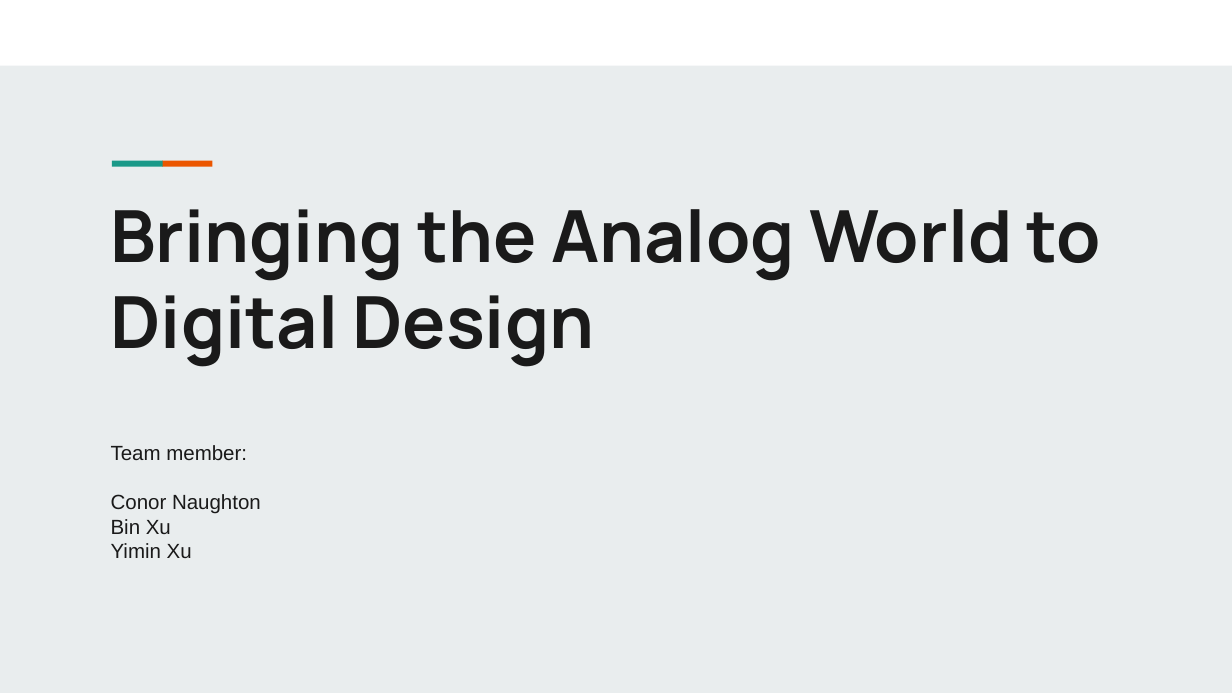
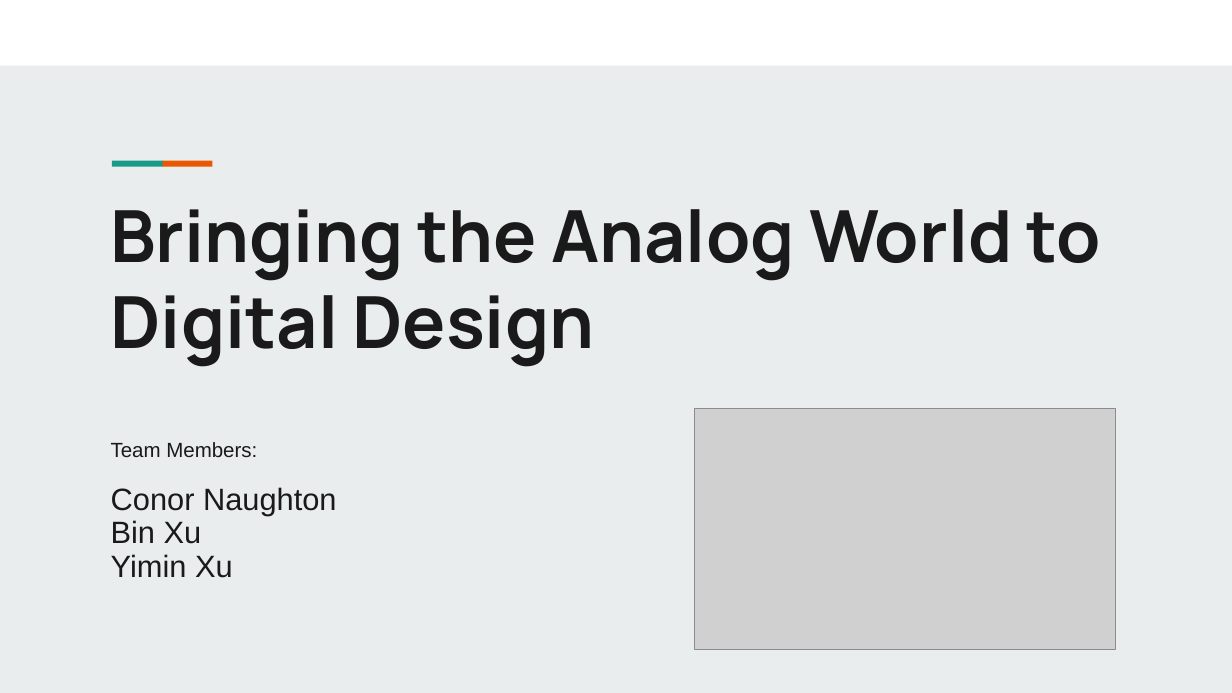
Before and after one commit to xu842251462/EC551_Final_Project, a slide deck: slide 1 of Bringing the Analog World to Digital Design_EC551_Final Project.pptx. Drawn at 1232x693 pixels with LibreOffice and Linux fonts; fonts in the diff are those of the drawing; grey boxes stand for pictures. Boxes give left, top, right and bottom in pixels: in the first picture for what was removed or moved away, otherwise in the second. Text is boxed around its words. In the diff, an @@ line names an element or a change of style, - is before the commit and + after.

```diff
--- a/Bringing the Analog World to Digital Design_EC551_Final Project.pptx
+++ b/Bringing the Analog World to Digital Design_EC551_Final Project.pptx
@@ picture added at (695, 409, 1116, 650) @@
@@ subtitle at (111, 442, 257, 457): text changed @@
-Team member:
+Team Members:
@@ subtitle at (111, 487, 337, 578): size 16 to 24 pt in "Conor Naughton", "Bin Xu", "Yimin Xu"; line spacing 1 to 0.9 @@
```
Also in this commit, not shown: 4 other slides changed, 11 slides added, 10 slides removed.
